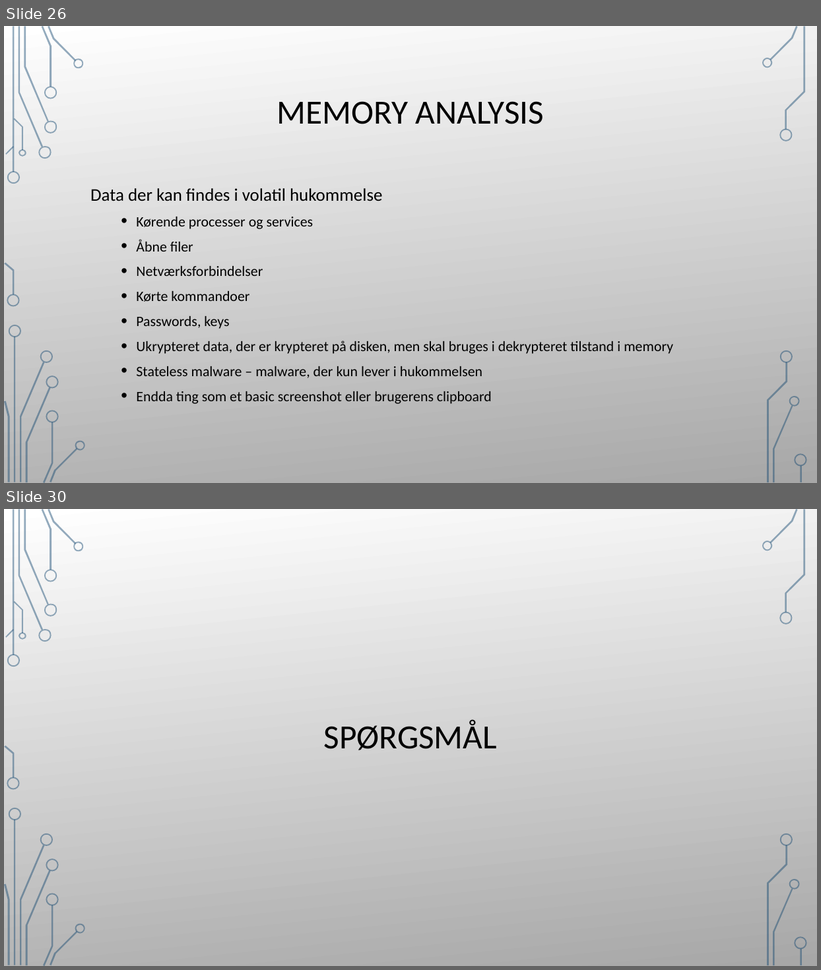
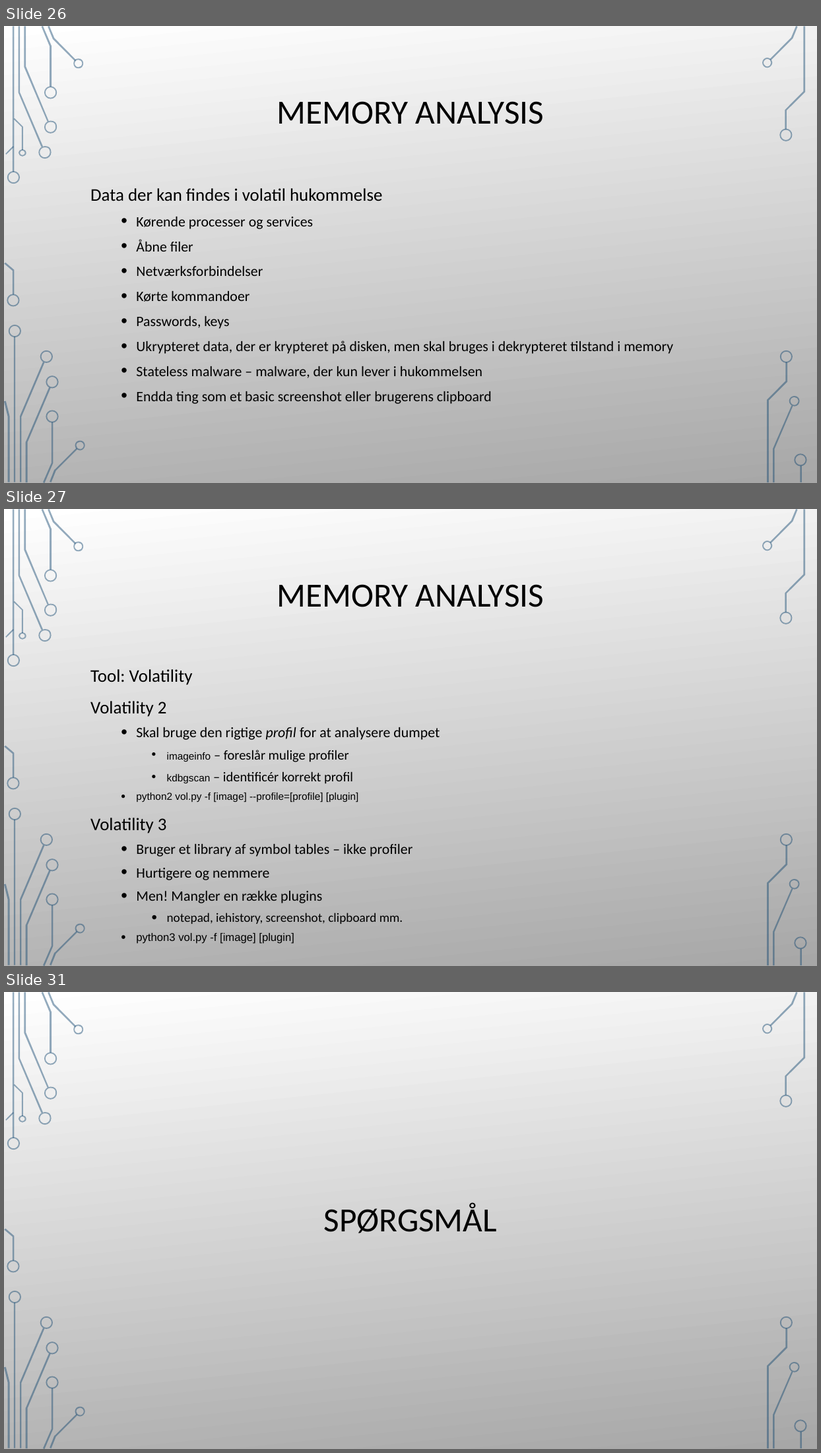
Before and after one commit to Nissen96/forensics-workshop, a slide deck: slides/forensics_slides.pptx. Shown one above the other, each under a label of ours: slides 26 and 30 before the commit, slides 26, 27 and 31 after it; the slides between them are not shown. The pictures are 821x970 and 821x1453 pixels, drawn with LibreOffice and Linux fonts; fonts in the diff are those of the drawing; background and template pictures are left out. Boxes give left, top, right and bottom in pixels: in the first picture for what was removed or moved away, otherwise in the second. Text is boxed around its words. In the diff, an @@ line names an element or a change of style, - is before the commit and + after.

```diff
--- a/slides/forensics_slides.pptx
+++ b/slides/forensics_slides.pptx
@@ slide 27 added at (x1=4, y1=509, x2=817, y2=966), background picture (left out); not listed: 36 template elements that a slide beside it also shows @@
@@ rectangle added at (x1=4, y1=509, x2=817, y2=966), fill gradient #FFFFFF to #A7A7A7 @@
@@ title added at (x1=277, y1=584, x2=544, y2=607), 40 pt, text #000000 @@
+MEMORY ANALYSIS
@@ text added at (x1=90, y1=669, x2=440, y2=944), 17 pt, text #000000 @@
+Tool: Volatility
+Volatility 2
+  • Skal bruge den rigtige profil for at analysere dumpet
+    • imageinfo – foreslår mulige profiler
+    • kdbgscan – identificér korrekt profil
+  • python2 vol.py -f [image] --profile=[profile] [plugin]
+Volatility 3
+  • Bruger et library af symbol tables – ikke profiler
+  • Hurtigere og nemmere
+  • Men! Mangler en række plugins
+    • notepad, iehistory, screenshot, clipboard mm.
+  • python3 vol.py -f [image] [plugin]
@@ group added at (x1=4, y1=509, x2=85, y2=966): 24 freeform shapes, 2 rectangles @@
@@ group added at (x1=762, y1=509, x2=807, y2=966): 9 freeform shapes, 1 rectangle @@
@@ what was slide 30 is now slide 31 @@
```
Also in this commit, not shown: 4 slides changed, 2 other files.
